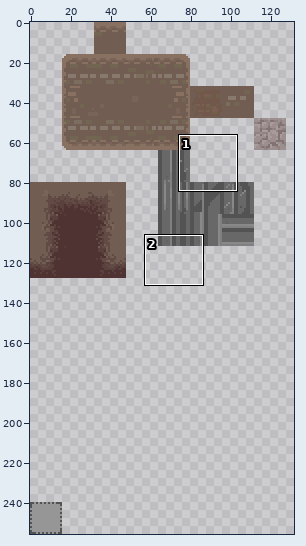
Sprite sheet -- Assets/Sprite/Tile.png. Above, an overview of the earlier version with the close-up marked.
Close-up. As it was:
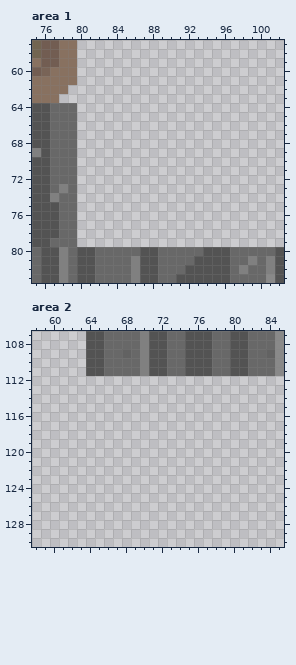
The file is 256x256 pixels. Colours within 5 levels of each other are drawn and written as one. Shown: area 1: x 75..102, y 57..83; area 2: x 58..85, y 107..130. The wide view leaves out empty margins.
The result:
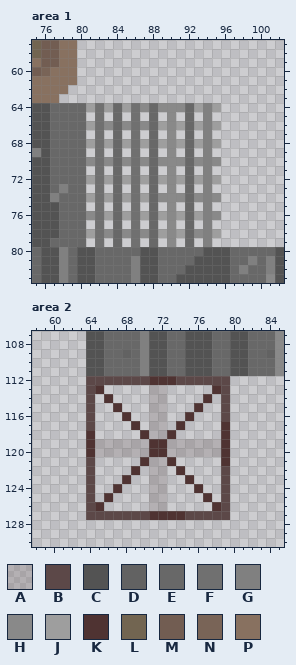
Palette (. is transparent): A #4b373731  B #5c4848  C #535353  D #626262  E #686868  F #707070  G #808080  H #898989  J #9e9e9e  K #4f3332  L #726551  M #725d52  N #796457  P #887160
What changed:
--- area 1
@@ x 75..102 @@
 63 PPP.........................
-64 CCEEE.......................
-65 CCEEE.......................
-66 CCEEE.......................
-67 CCEEE.......................
-68 CCEEE.......................
-69 GCEEE.......................
-70 CCEEE.......................
-71 CCEEE.......................
-72 CCEEE.......................
-73 CCEGE.......................
-74 CCGEE.......................
-75 CCCEE.......................
-76 CCCEE.......................
-77 CCCEE.......................
-78 CCCEE.......................
-79 CCEEE.......................
+64 CCEEEEJFJEJFHEHHHEJGJ.......
+65 CCEEEE.F.E.F.E.H.E.G........
+66 CCEEEEJFHEHFHEJHJEJGJ.......
+67 CCEEEE.F.E.F.E.H.E.G........
+68 CCEEEEJFJEJFJEJHJEJGJ.......
+69 GCEEEE.F.E.F.E.H.E.G........
+70 CCEEEEHFHEHFHEHHHEHGH.......
+71 CCEEEE.F.E.F.E.H.E.G........
+72 CCEEEEJFJEJFJEJHJEJGJ.......
+73 CCEGEE.F.E.F.E.H.E.G........
+74 CCGEEEJFJEJFJEHHHEHGH.......
+75 CCCEEE.F.E.F.E.H.E.G........
+76 CCCEEEHFJEJFJEJHJEJGH.......
+77 CCCEEE.F.E.F.E.H.E.G........
+78 CCCEEEJFHEHFHEJHJEHGJ.......
+79 CCEEEE.F.E.F.E.H.E.G........
 80 ECCGECCEEEEECCEEEEECCCEEEEEC
--- area 2
@@ x 58..85 @@
 111 ......CCEEEEGCCEECCCEECCEEEH
-112 ............................
-113 ............................
-114 ............................
-115 ............................
-116 ............................
-117 ............................
-118 ............................
-119 ............................
-120 ............................
-121 ............................
-122 ............................
-123 ............................
-124 ............................
-125 ............................
-126 ............................
-127 ............................
+112 ......BBBBBBBKKKBBBBBB......
+113 ......BK.....AA.....KB......
+114 ......B.K....AA....K.B......
+115 ......B..K...AA...K..B......
+116 ......B...K..AA..K...B......
+117 ......B....K.AA.K....K......
+118 ......K.....KAAK.....K......
+119 ......KAAAAAAKKAAAAAAK......
+120 ......KAAAAAAKKAAAAAAK......
+121 ......B.....KAAK.....K......
+122 ......B....K.AA.K....B......
+123 ......B...K..AA..K...B......
+124 ......B..K...AA...K..B......
+125 ......B.K....AA....K.B......
+126 ......BK.....AA.....KB......
+127 ......BBBBBBBKKKKBBBBB......
 128 ............................
Changed places in both close-ups, as pixel boxes (x1, y1, x2, y2):
added: (77, 103, 221, 247)
added: (86, 376, 230, 520)
